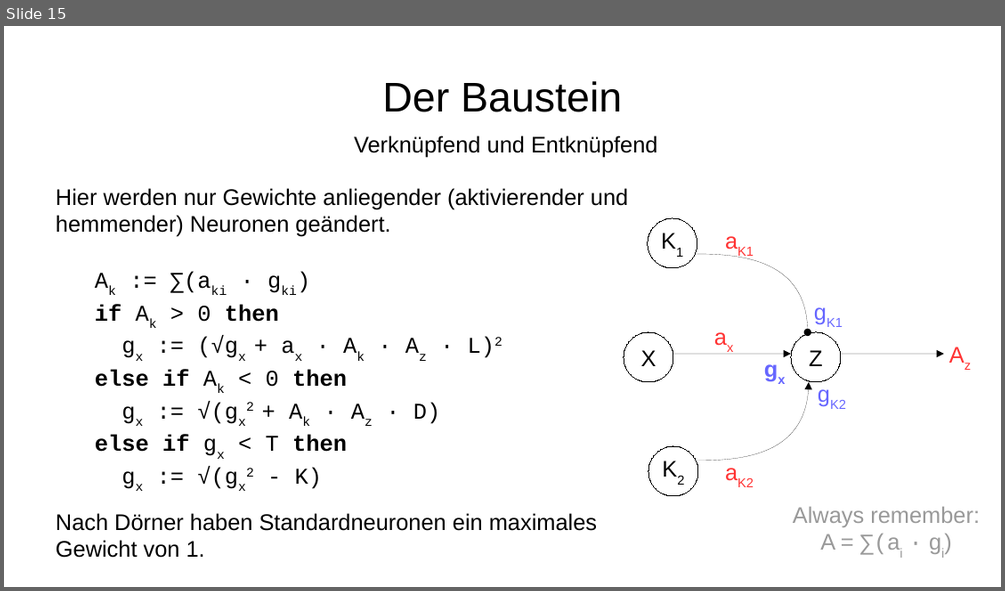
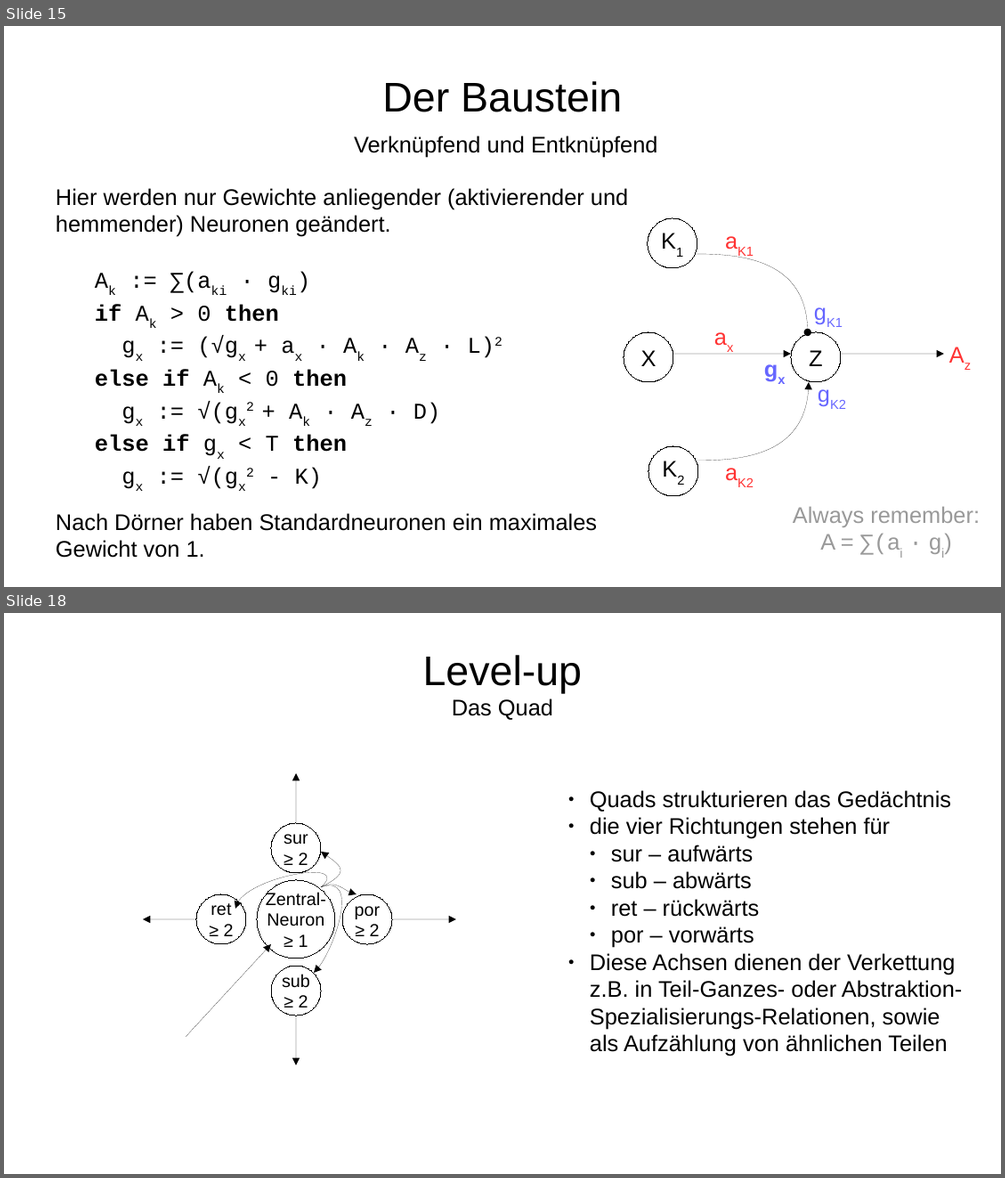
Before and after one commit to Lotes/psi-theorie, a slide deck: presentation.odp. Shown one above the other, each under a label of ours: slide 15 before the commit, slides 15 and 18 after it; the slides between them are not shown. The pictures are 1005x591 and 1005x1178 pixels, drawn with LibreOffice and Linux fonts; fonts in the diff are those of the drawing. Boxes give left, top, right and bottom in pixels: in the first picture for what was removed or moved away, otherwise in the second. Text is boxed around its words. In the diff, an @@ line names an element or a change of style, - is before the commit and + after.

Commit message:
add some slides about quad networks

```diff
--- a/presentation.odp
+++ b/presentation.odp
@@ slide 18 added at [4,613,1001,1174], background #FFFFFF @@
@@ title added at [423,655,582,720], 33 pt, text #000000 @@
+Level-up
+Das Quad
@@ arrow added from (296, 823) to (296, 773), #000000 0 pt @@
@@ text added at [590,790,962,1056], 18 pt, text #000000 @@
+● Quads strukturieren das Gedächtnis
+● die vier Richtungen stehen für
+  ● sur – aufwärts
+  ● sub – abwärts
+  ● ret – rückwärts
+  ● por – vorwärts
+● Diese Achsen dienen der Verkettung z.B. in Teil-Ganzes- oder Abstraktion-Spezialisierungs-Relationen, sowie als Aufzählung von ähnlichen Teilen
@@ ellipse added at [271,823,321,873], fill #FFFFFF, outline #000000 0 pt, 14 pt, text #000000 @@
+sur
+≥ 2
@@ freeform shape added at [321,852,340,887], outline #000000 0 pt @@
@@ freeform shape added at [235,874,327,908], outline #000000 0 pt @@
@@ ellipse added at [196,894,246,944], fill #FFFFFF, outline #000000 0 pt, 14 pt, text #000000 @@
+ret
+≥ 2
@@ ellipse added at [258,880,336,958], fill #FFFFFF, outline #000000 0 pt, 14 pt, text #000000 @@
+Zentral-
+Neuron
+≥ 1
@@ freeform shape added at [314,885,340,972], outline #000000 0 pt @@
@@ freeform shape added at [321,885,356,894], outline #000000 0 pt @@
@@ ellipse added at [342,894,392,944], fill #FFFFFF, outline #000000 0 pt, 14 pt, text #000000 @@
+por
+≥ 2
@@ arrow added from (196, 920) to (144, 920), #000000 0 pt @@
@@ arrow added from (392, 920) to (456, 920), #000000 0 pt @@
@@ arrow added from (186, 1038) to (271, 944), #000000 0 pt @@
@@ ellipse added at [271,965,321,1015], fill #FFFFFF, outline #000000 0 pt, 14 pt, text #000000 @@
+sub
+≥ 2
@@ arrow added from (296, 1015) to (296, 1065), #000000 0 pt @@
```
Also in this commit, not shown: 4 slides changed, 2 other slides added, 1 slide removed, 3 other files.
